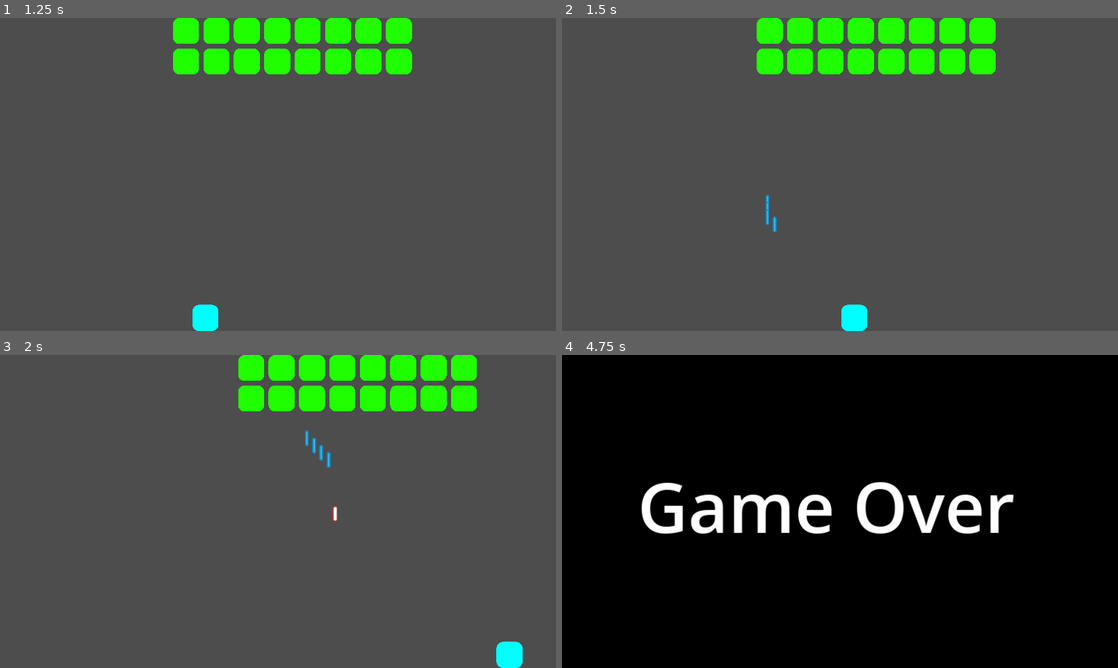
Above: before the commit, frames 1-4 (two rows, left to right).
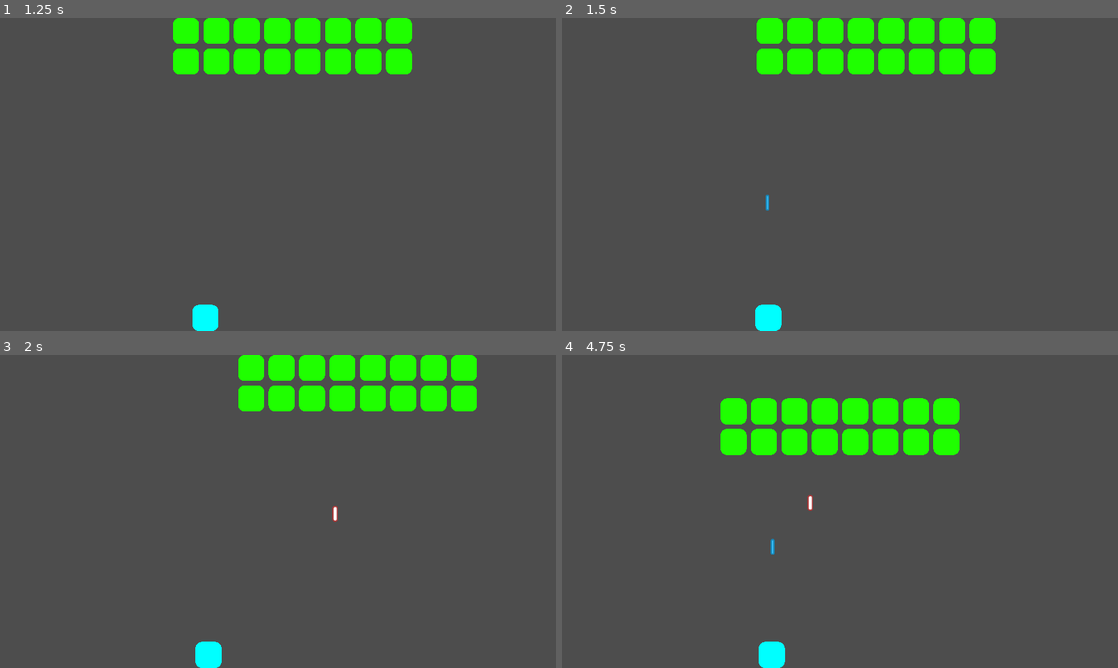
Above: after the commit, the same moments.

Repository: michael-j-coyne/space-defense
Game: Godot game, scene res://scenes/main.tscn
Same seed, same stepped clock (60 frames per second), same inputs: the game is played once before the commit and once after it.
Inputs (mouse positions are in pixels of both pictures, inside the frame that each line leads up to):
- Up to frame 1 (1.25 s): click "Click here or press space to …" at 0.5 s
- Up to frame 2 (1.5 s): tap Enter (ui_accept) at 1.25 s; move the mouse to (962, 158) at 1.27 s; hold Right (ui_right) from 1.28 s (still down); hold Shift from 1.28 s (still down); click (962, 158) at 1.42 s
- Up to frame 3 (2 s): keep holding Right (ui_right); keep holding Shift; tap Enter (ui_accept) at 1.52 s
- Up to frame 4 (4.75 s): release Right (ui_right) at 2 s; release Shift at 2 s; drag from (728, 527) to (1079, 655) at 2.02 s; move the mouse to (895, 442) at 2.77 s; hold Right (ui_right) 2.78-3.5 s; tap Ctrl at 2.85 s; drag from (812, 574) to (840, 411) at 3.52 s; move the mouse to (1006, 558) at 4.27 s; hold Left (ui_left) from 4.28 s (still down); tap Alt at 4.35 s; tap Enter (ui_accept) at 4.52 s

Frame 1 is identical in both runs. In frame 2, 0.8% of the frame differs, in the area x 34-55%, y 58-100%; in frame 3, 0.9%; in frame 4, 100%, in the area x 0-100%, y 0-100%.

Commit message:
Use PlayerVariables singleton in Player.gd

Diff:
--- a/scenes/player.gd
+++ b/scenes/player.gd
@@ -8,6 +8,8 @@
 
 func _ready() -> void:
 	scale = SIZE / $Sprite2D.get_rect().size
+	speed = PlayerVariables.speed
+	$GunComponent.cooldown = PlayerVariables.gun_cooldown
 
 func _process(_delta: float) -> void:
 	if not Engine.is_editor_hint():
